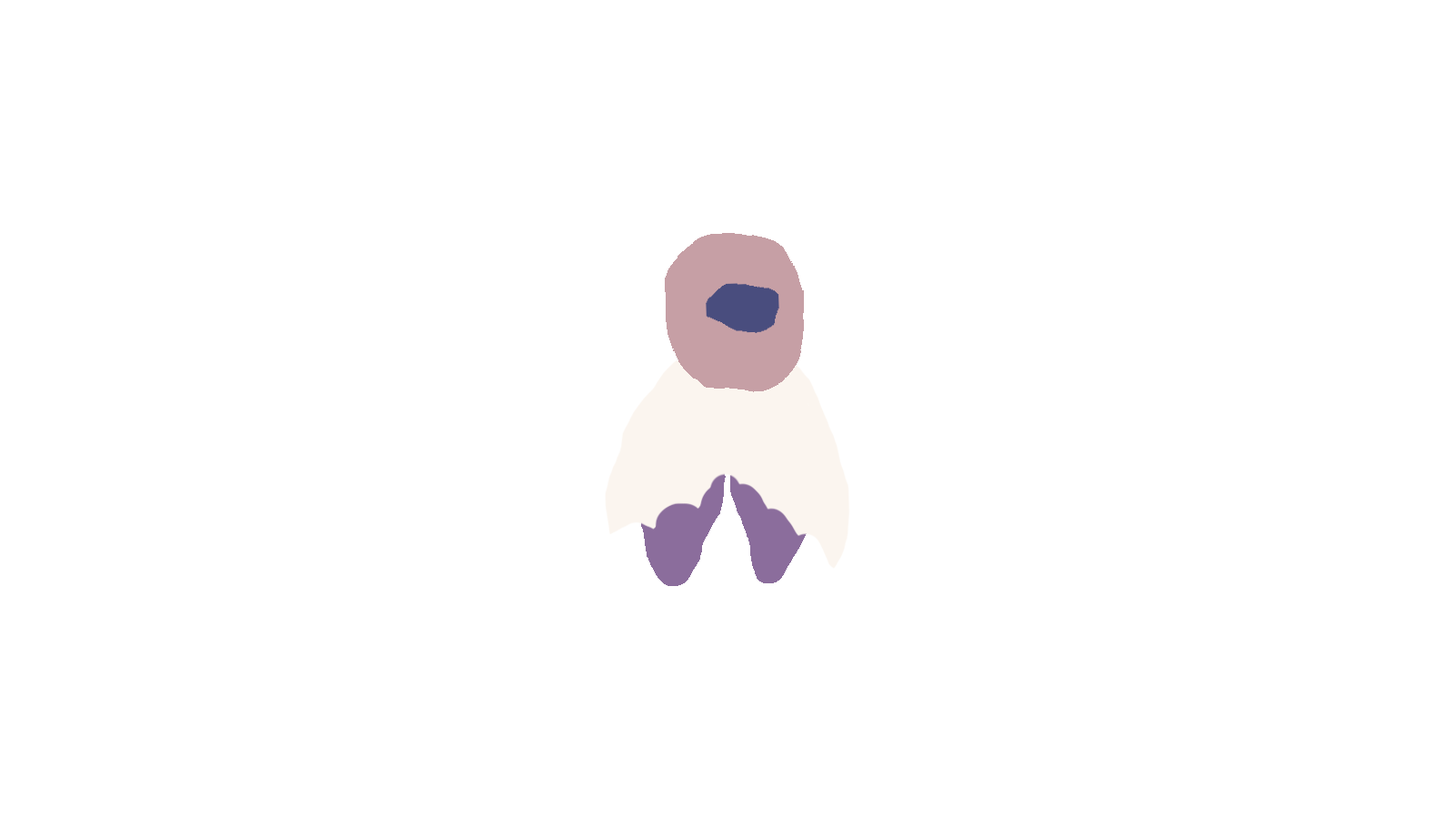
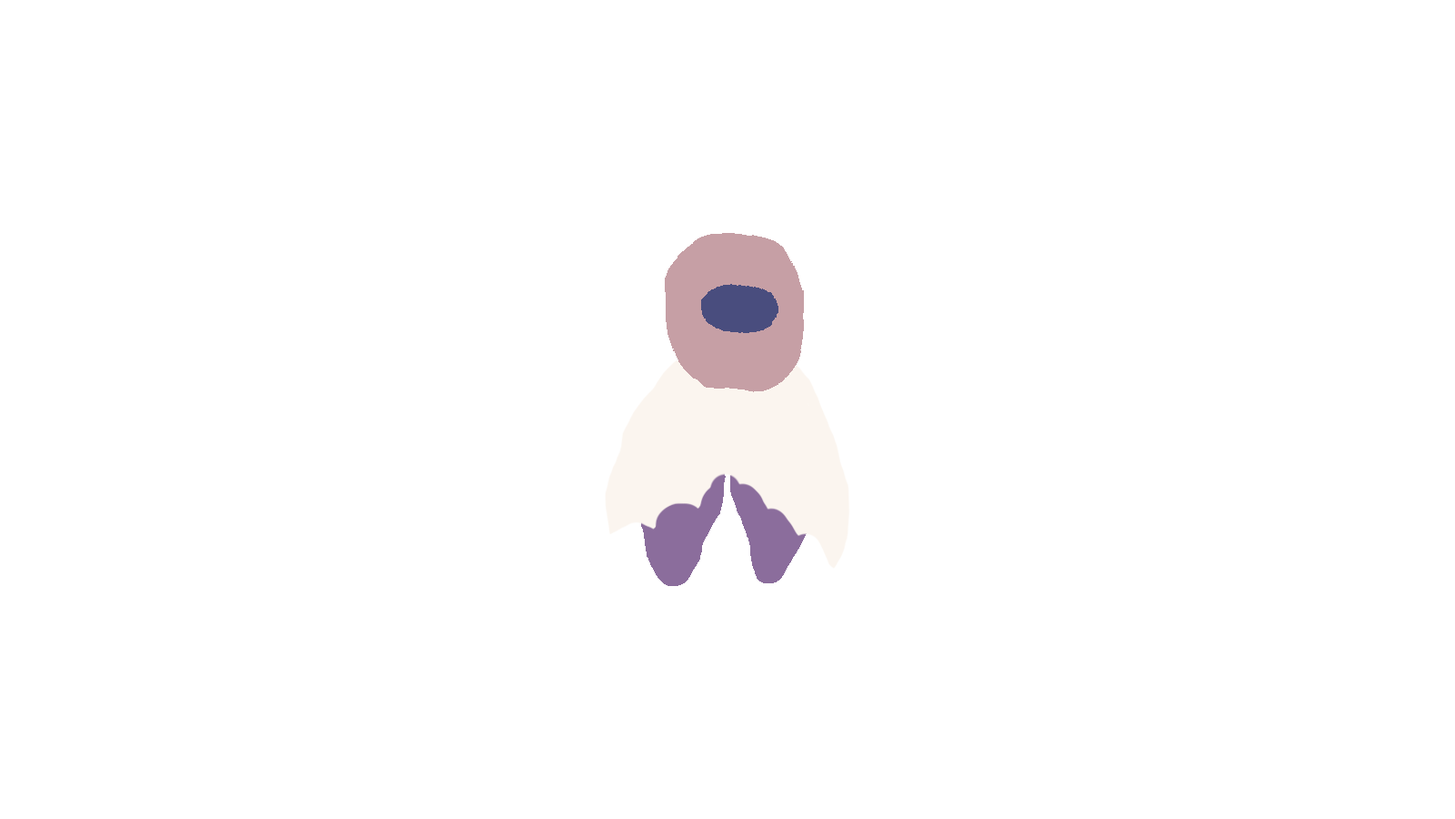
Comparing the layer stacks of the two 1455 × 819 images. Changes:
painted on "Visor" over [701, 282, 780, 333]
